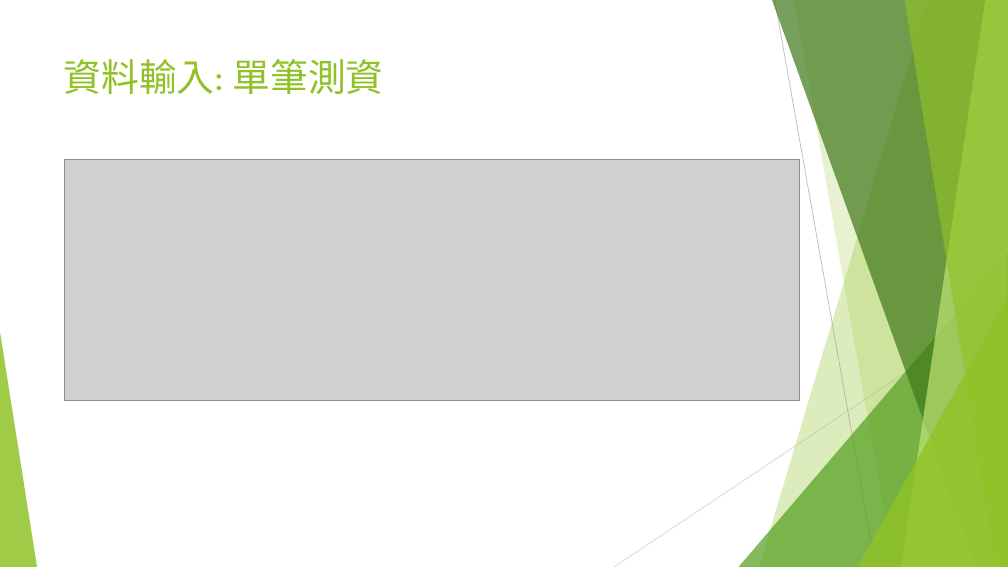
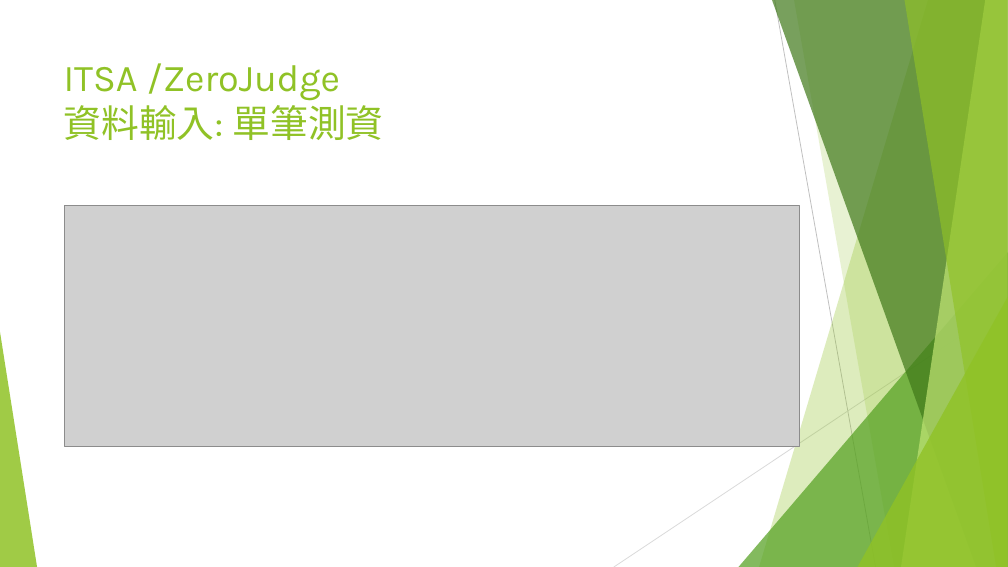
Before and after one commit to d823944/Python4Us, a slide deck: slide 2 of Slide_APCS/CH1 輸入輸出技巧.pptx. Drawn at 1008x567 pixels with LibreOffice and Linux fonts; fonts in the diff are those of the drawing; grey boxes stand for pictures. Boxes give left, top, right and bottom in pixels: in the first picture for what was removed or moved away, otherwise in the second. Text is boxed around its words. In the diff, an @@ line names an element or a change of style, - is before the commit and + after.

```diff
--- a/Slide_APCS/CH1 輸入輸出技巧.pptx
+++ b/Slide_APCS/CH1 輸入輸出技巧.pptx
@@ title at box(64, 63, 383, 140): text changed @@
-資料輸入: 單筆測資
+ITSA /ZeroJudge
+資料輸入: 單筆測資
@@ picture: place and size @@
-picture at box(64, 160, 799, 400)
+picture at box(64, 206, 799, 446)
```
Also in this commit, not shown: 4 other slides changed, 1 slide added, 2 other files.
